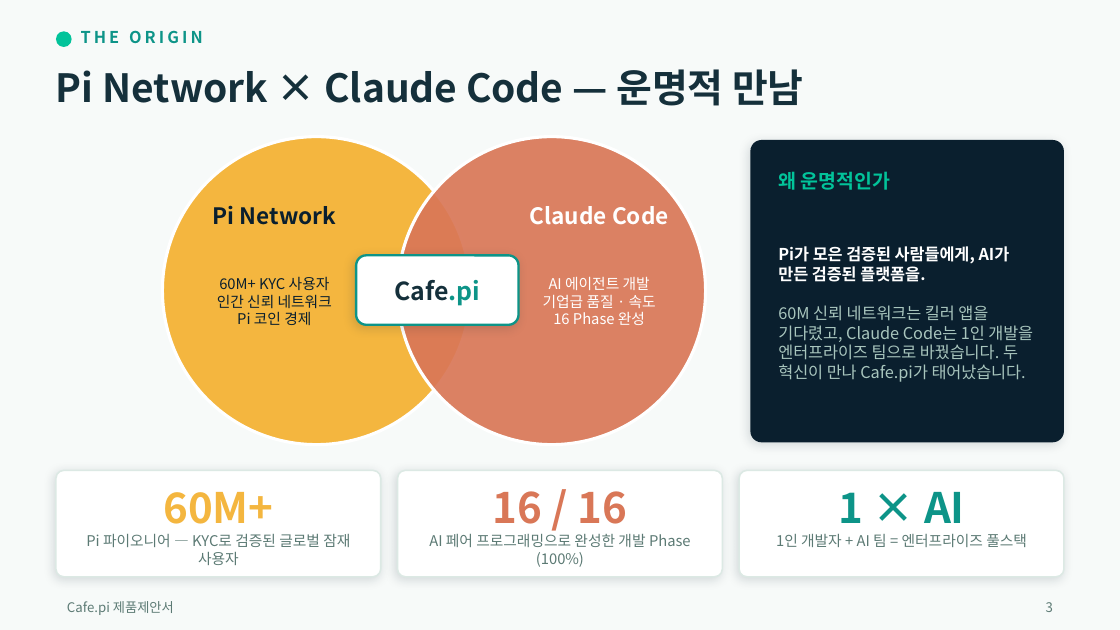
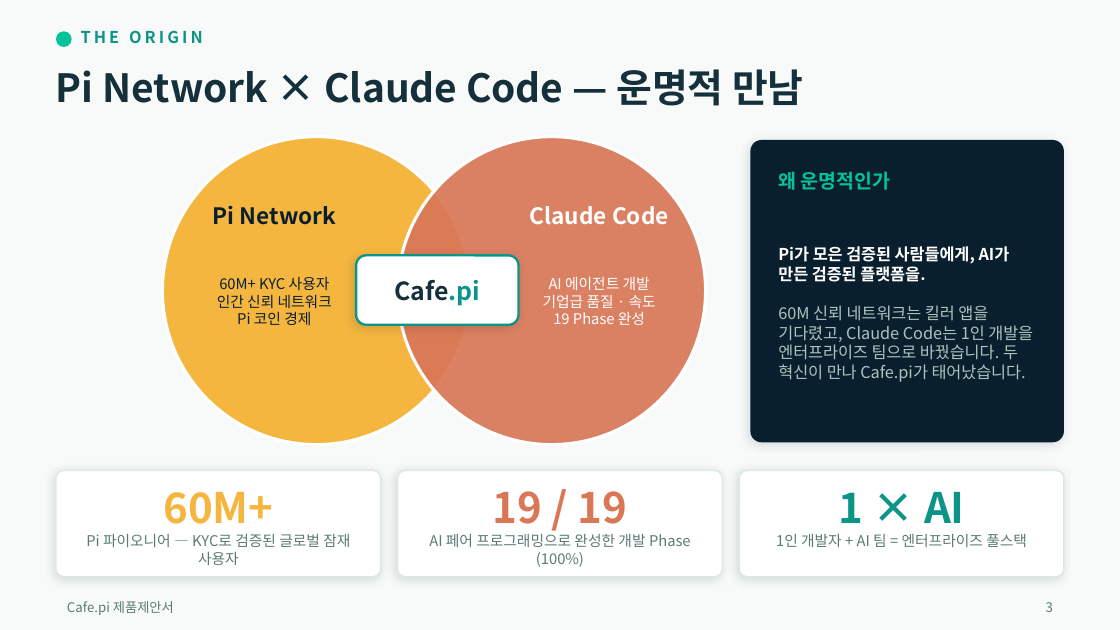
Before and after one commit to anakinwon/loginpi, a slide deck: slide 3 of docs/제품제안서.pptx. Drawn at 1120x630 pixels with LibreOffice and Linux fonts; fonts in the diff are those of the drawing. Boxes give left, top, right and bottom in pixels: in the first picture for what was removed or moved away, otherwise in the second. Text is boxed around its words. In the diff, an @@ line names an element or a change of style, - is before the commit and + after.

```diff
--- a/docs/제품제안서.pptx
+++ b/docs/제품제안서.pptx
@@ text at [553,312,645,325]: text changed @@
-16 Phase 완성
+19 Phase 완성
@@ text at [493,491,628,524]: text changed @@
-16 / 16
+19 / 19
```
Also in this commit, not shown: 7 other slides changed, 2 other files.
